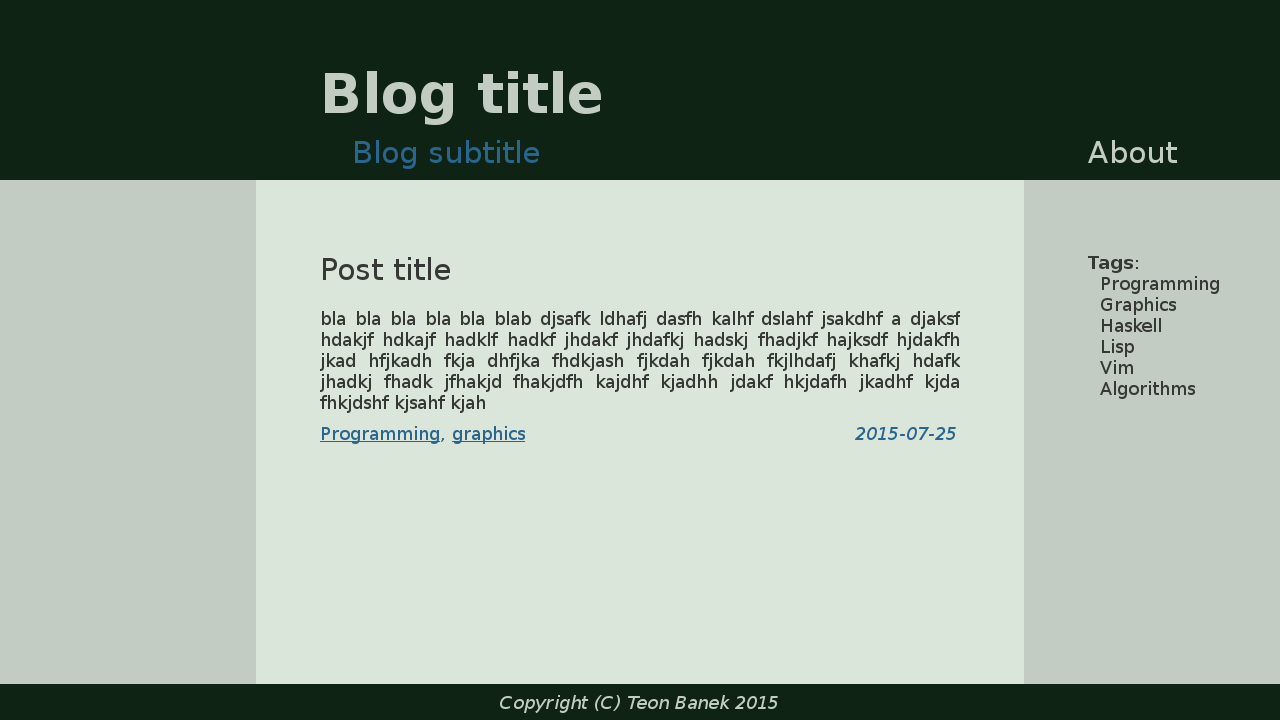
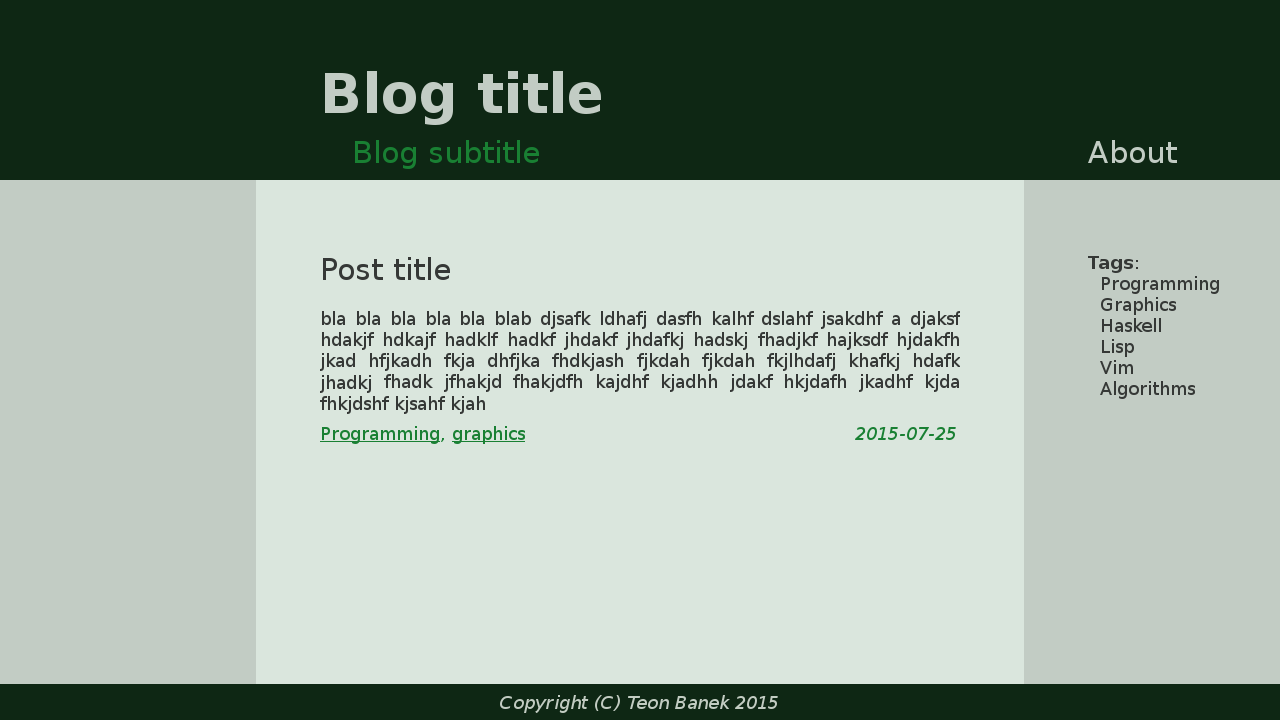
Before/after of a 1280 × 720 layered artwork. What changed in the layer stack:
painted on "PostTags" over [320, 426, 525, 444]
painted on "PostDate" over [855, 427, 956, 440]
painted on "Post txt" over [320, 257, 960, 414]
painted on "PostsBg" over [256, 180, 1024, 684]
painted on "CopyrightBg" over [0, 684, 1280, 720]
painted on "About" over [1088, 140, 1177, 163]
painted on "Subtitle txt" over [355, 140, 539, 169]
painted on "Title txt" over [325, 71, 601, 125]
painted on "TitleBg" over [0, 0, 1280, 180]
painted on "Taglist" over [1100, 259, 1219, 397]
painted on "Background" over [0, 0, 1280, 720]
